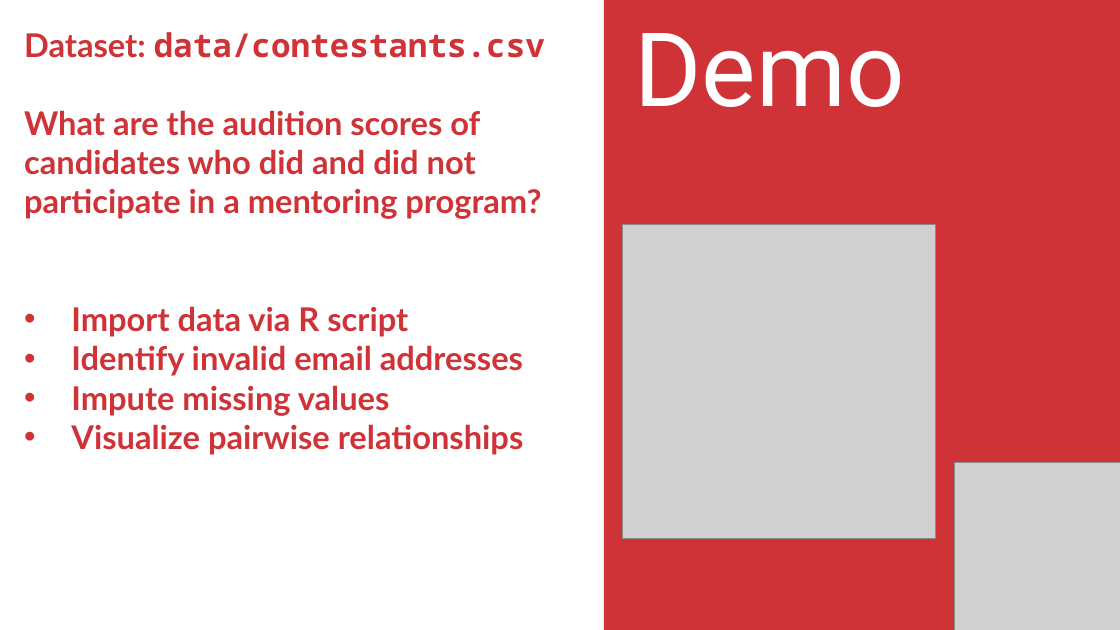
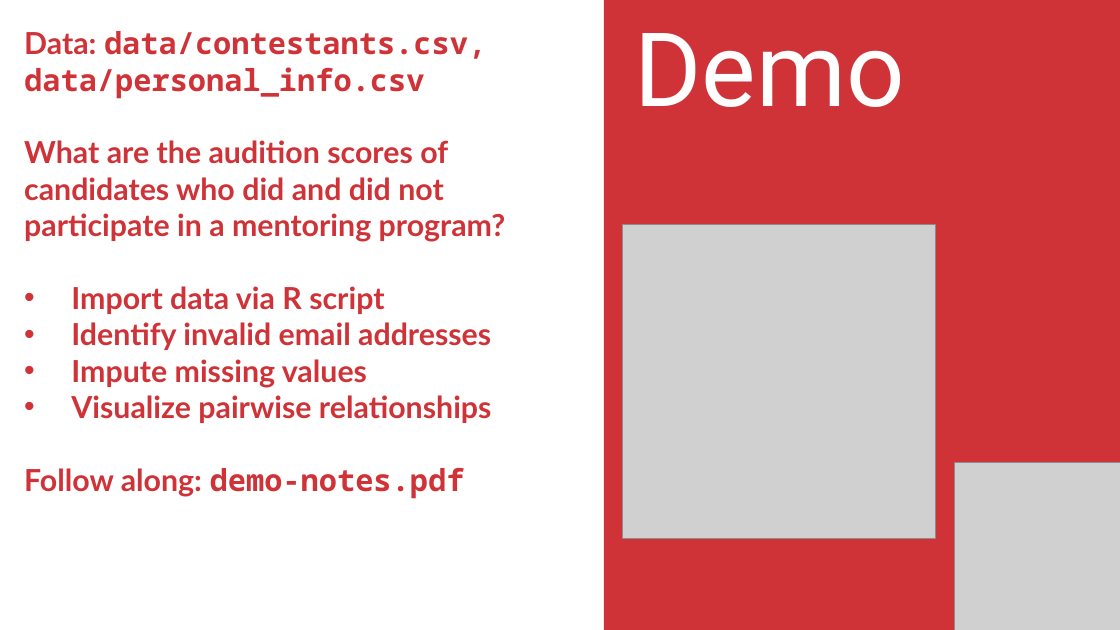
Before and after one commit to stringfestdata/satrday-r-power-bi, a slide deck: slide 6 of satrday-r-power-bi.pptx. Drawn at 1120x630 pixels with LibreOffice and Linux fonts; fonts in the diff are those of the drawing; grey boxes stand for pictures. Boxes give left, top, right and bottom in pixels: in the first picture for what was removed or moved away, otherwise in the second. Text is boxed around its words. In the diff, an @@ line names an element or a change of style, - is before the commit and + after.

```diff
--- a/satrday-r-power-bi.pptx
+++ b/satrday-r-power-bi.pptx
@@ text at [24, 31, 486, 99]: text changed; size 28 to 26 pt @@
-Dataset: data/contestants.csv
+Data: data/contestants.csv, data/personal_info.csv
@@ text at [24, 140, 506, 423]: size 28 to 26 pt in "What are the audition scores of candidates ...", "Import data via R script", "Identify invalid email addresses", "Impute missing values" and 1 more places @@
@@ text at [24, 468, 465, 499]: paragraph added @@
+Follow along: demo-notes.pdf
```
Also in this commit, not shown: 1 slide added, 5 other files.
